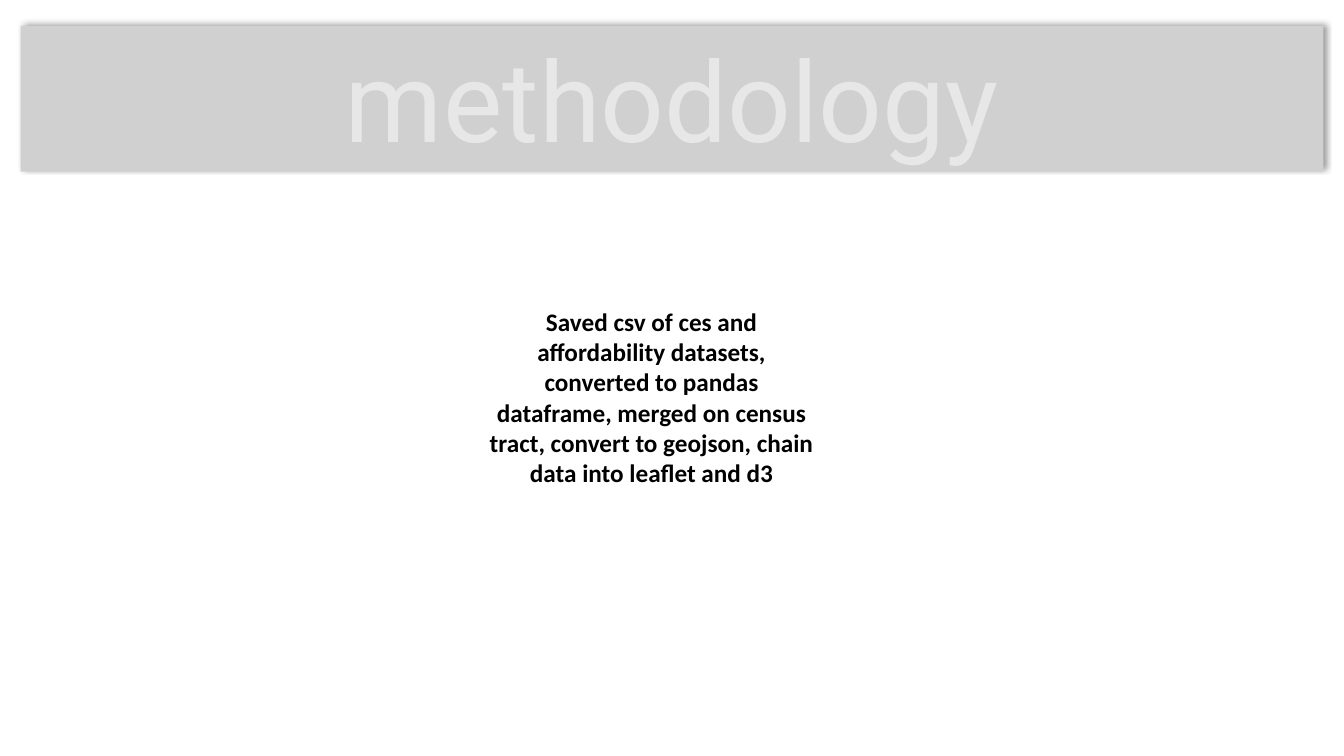
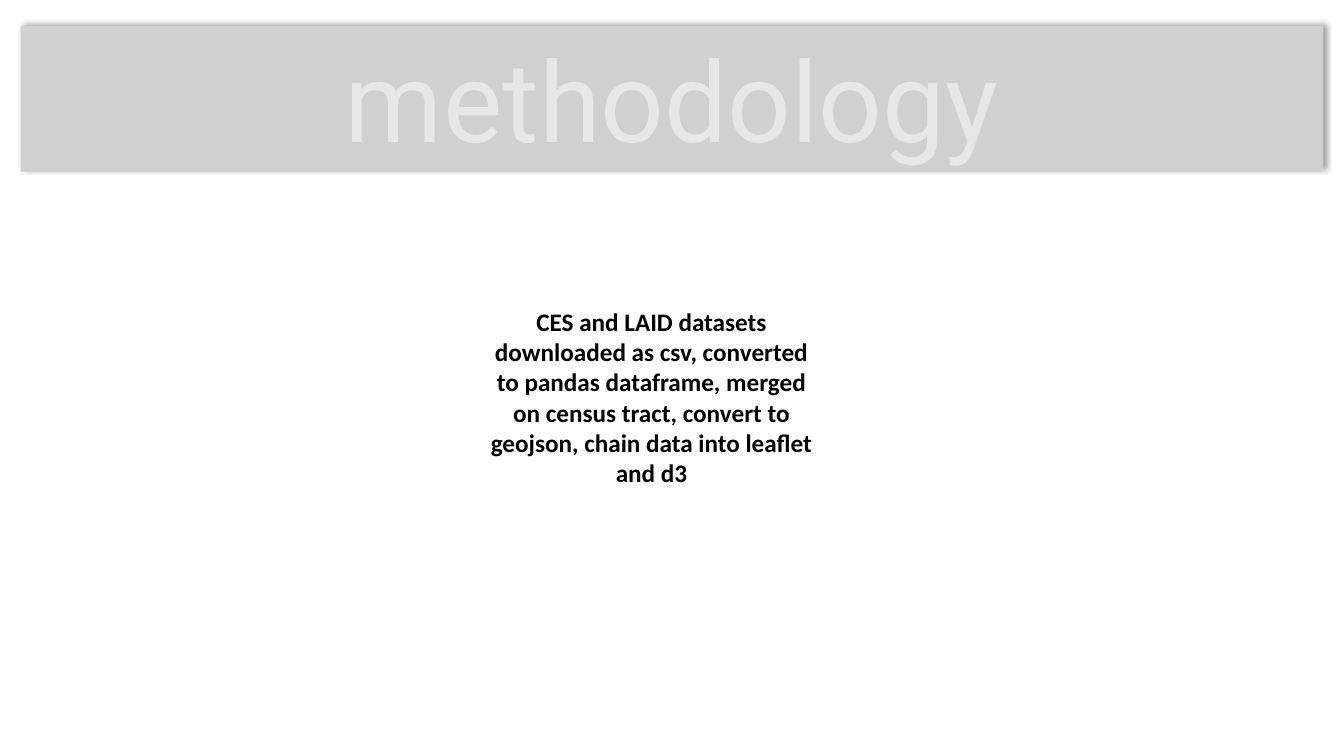
Before and after one commit to cljungkull/Project-2---CaliPolluts, a slide deck: slide 5 of presentation.pptx. Drawn at 1344x756 pixels with LibreOffice and Linux fonts; fonts in the diff are those of the drawing; grey boxes stand for pictures; background and template pictures are left out. Boxes give left, top, right and bottom in pixels: in the first picture for what was removed or moved away, otherwise in the second. Text is boxed around its words. In the diff, an @@ line names an element or a change of style, - is before the commit and + after.

```diff
--- a/presentation.pptx
+++ b/presentation.pptx
@@ text at [491, 313, 812, 482]: text changed @@
-Saved csv of ces and affordability datasets, converted to pandas dataframe, merged on census tract, convert to geojson, chain data into leaflet and d3
+CES and LAID datasets downloaded as csv, converted to pandas dataframe, merged on census tract, convert to geojson, chain data into leaflet and d3
```
Also in this commit, not shown: 5 other slides changed, 1 other file.
